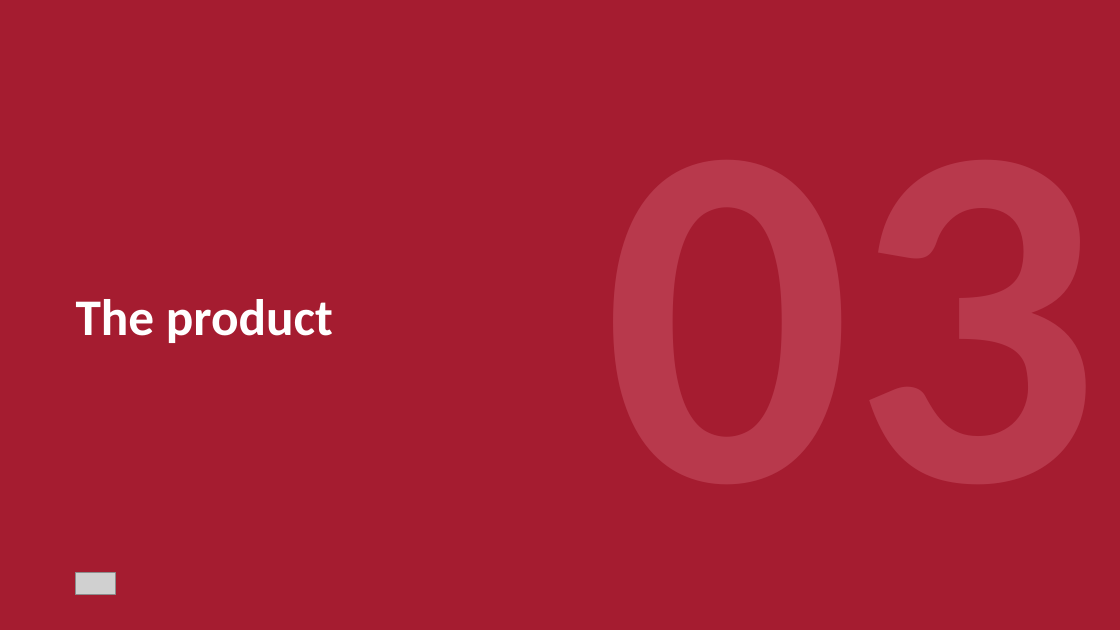
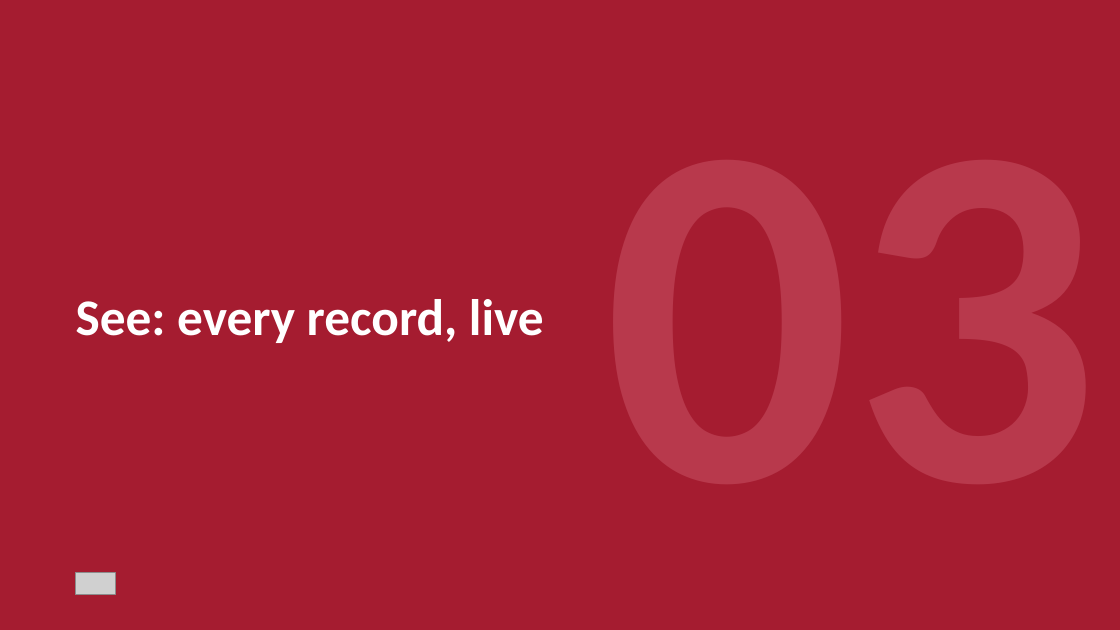
Before and after one commit to ajsinha/drishti, a slide deck: slide 20 of docs/publications/Drishti-Design-and-Evidence.pptx (slide 17 before the commit). Drawn at 1120x630 pixels with LibreOffice and Linux fonts; fonts in the diff are those of the drawing; grey boxes stand for pictures. Boxes give left, top, right and bottom in pixels: in the first picture for what was removed or moved away, otherwise in the second. Text is boxed around its words. In the diff, an @@ line names an element or a change of style, - is before the commit and + after.

```diff
--- a/docs/publications/Drishti-Design-and-Evidence.pptx
+++ b/docs/publications/Drishti-Design-and-Evidence.pptx
@@ text at bbox=[76, 299, 544, 343]: text changed @@
-The product
+See: every record, live
```
Also in this commit, not shown: 14 other slides changed, 54 slides added, 5 slides removed, 1 other file.
